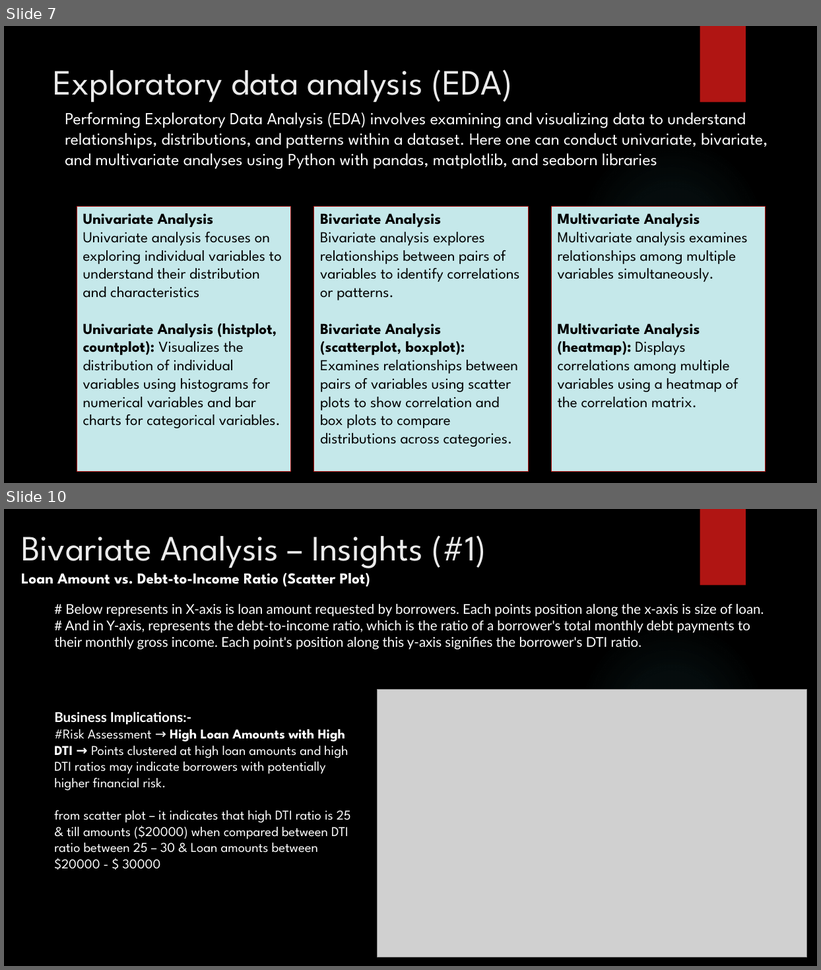
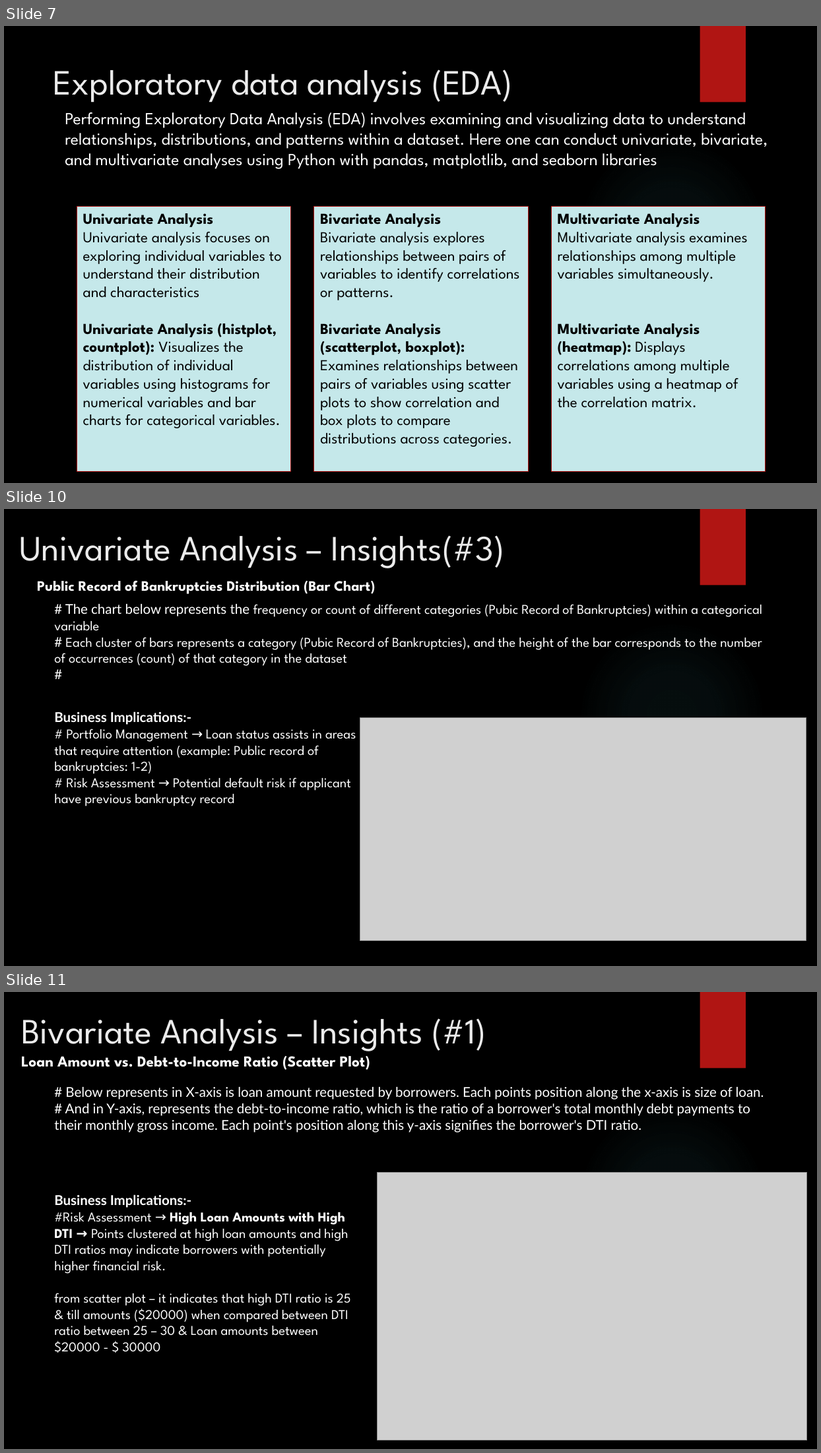
Before and after one commit to phanirajcm/LendingClubCaseStudy, a slide deck: Lending Club Case Study.pptx. Shown one above the other, each under a label of ours: slides 7 and 10 before the commit, slides 7, 10 and 11 after it; the slides between them are not shown. The pictures are 821x970 and 821x1453 pixels, drawn with LibreOffice and Linux fonts; fonts in the diff are those of the drawing; grey boxes stand for pictures; background and template pictures are left out. Boxes give left, top, right and bottom in pixels: in the first picture for what was removed or moved away, otherwise in the second. Text is boxed around its words. In the diff, an @@ line names an element or a change of style, - is before the commit and + after.

Commit message:
[Add] Few Analysis

```diff
--- a/Lending Club Case Study.pptx
+++ b/Lending Club Case Study.pptx
@@ slide 10 added at (x1=4, y1=509, x2=817, y2=966), background picture (left out); not listed: 2 template elements that a slide beside it also shows @@
@@ title added at (x1=20, y1=535, x2=505, y2=568), 42 pt, text #EBEBEB @@
+Univariate Analysis – Insights(#3)
@@ text added at (x1=37, y1=580, x2=375, y2=594), 17 pt, text #FFFFFF, bold @@
+Public Record of Bankruptcies Distribution (Bar Chart)
@@ text added at (x1=54, y1=604, x2=762, y2=666), 16 pt, text #FFFFFF @@
+# The chart below represents the frequency or count of different categories (Pubic Record of Bankruptcies) within a categorical variable
+# Each cluster of bars represents a category (Pubic Record of Bankruptcies), and the height of the bar corresponds to the number of occurrences (count) of that category in the dataset
+#
@@ text added at (x1=54, y1=712, x2=356, y2=807), 16 pt, text #FFFFFF @@
+Business Implications:-
+# Portfolio Management → Loan status assists in areas that require attention (example: Public record of bankruptcies: 1-2)
+# Risk Assessment → Potential default risk if applicant have previous bankruptcy record
@@ picture added at (x1=360, y1=718, x2=807, y2=941) @@
@@ what was slide 10 is now slide 11 @@
```
Also in this commit, not shown: 2 slides changed, 1 other slide added, 1 other file.
